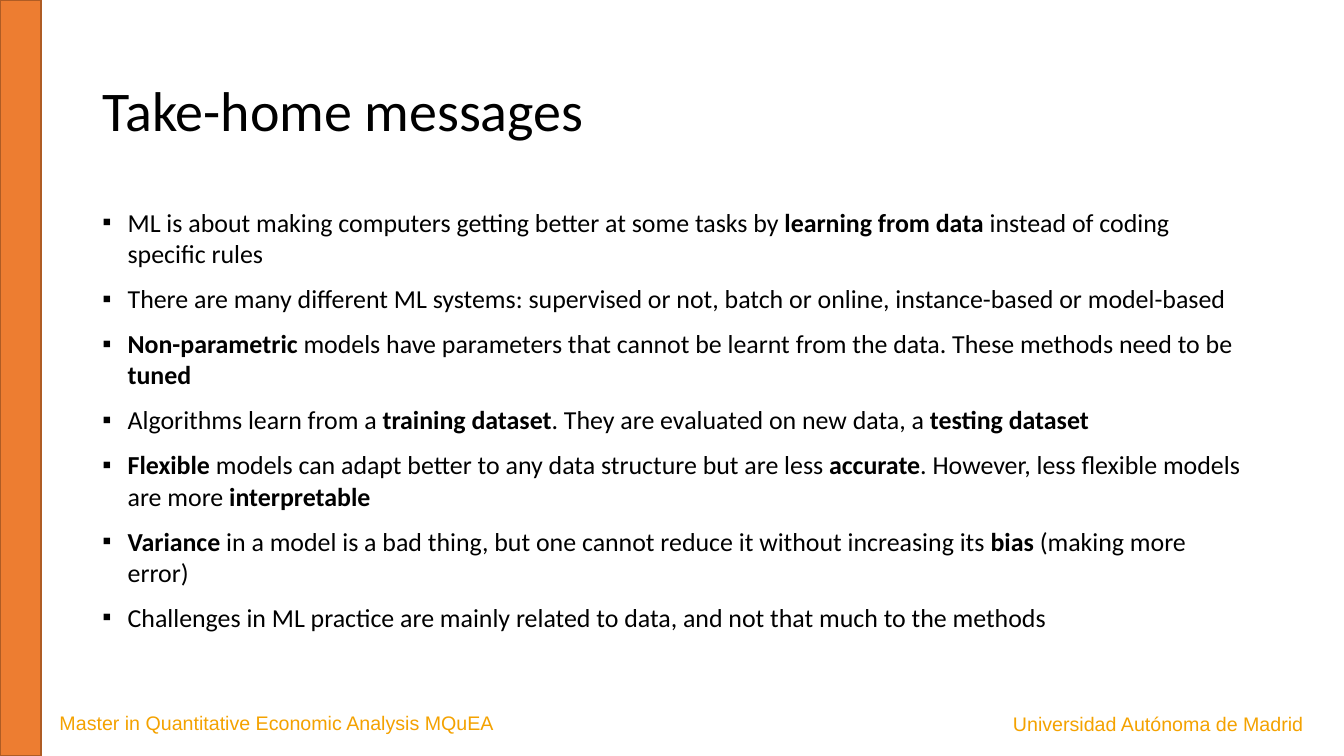
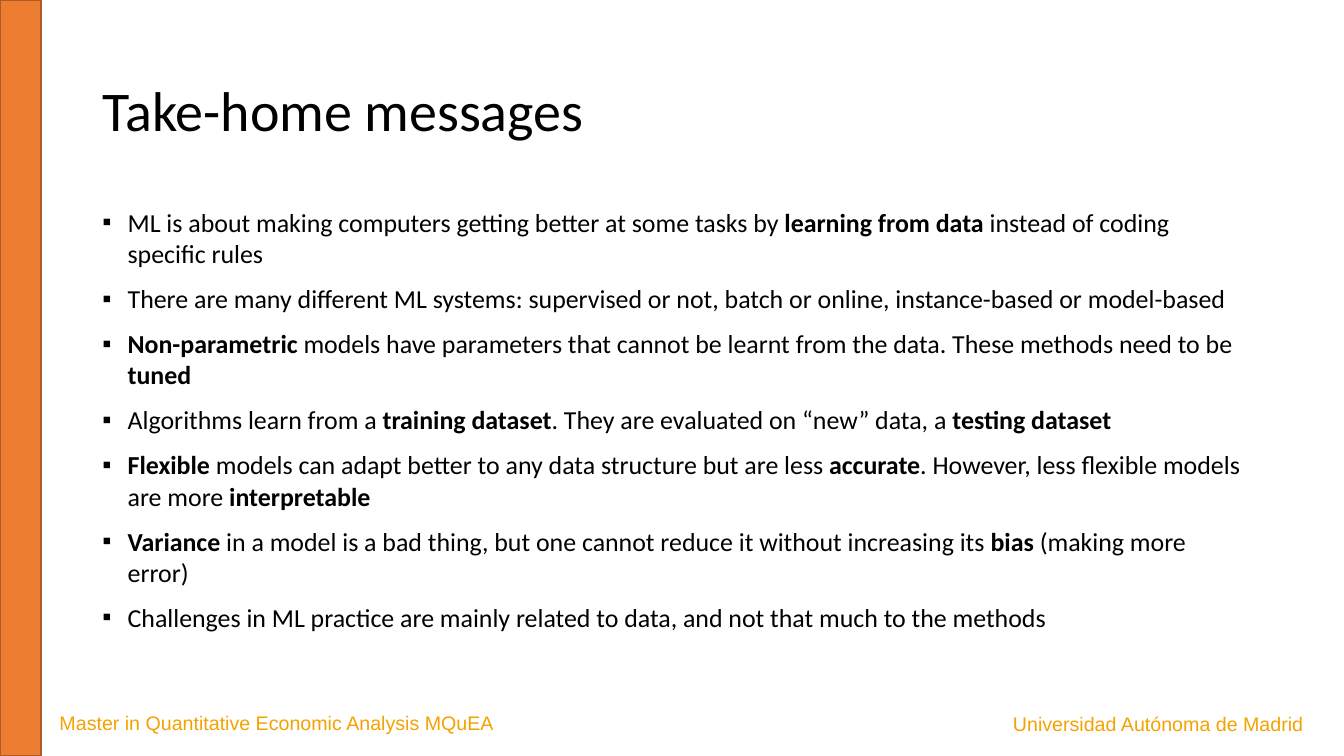
Before and after one commit to JavierBas/IMLEF-MQuEA, a slide deck: slide 20 of Course content/Slides/Topic 1 What is ML.pptx (slide 18 before the commit). Drawn at 1344x756 pixels with LibreOffice and Linux fonts; fonts in the diff are those of the drawing. Boxes give left, top, right and bottom in pixels: in the first picture for what was removed or moved away, otherwise in the second. Text is boxed around its words. In the diff, an @@ line names an element or a change of style, - is before the commit and + after.

```diff
--- a/Course content/Slides/Topic 1 What is ML.pptx
+++ b/Course content/Slides/Topic 1 What is ML.pptx
@@ text at (128,410,1111,434): text changed @@
-▪ Algorithms learn from a training dataset. They are evaluated on new data, a testing dataset
+▪ Algorithms learn from a training dataset. They are evaluated on “new” data, a testing dataset
```
Also in this commit, not shown: 11 other slides changed, 2 slides added, 9 other files.
